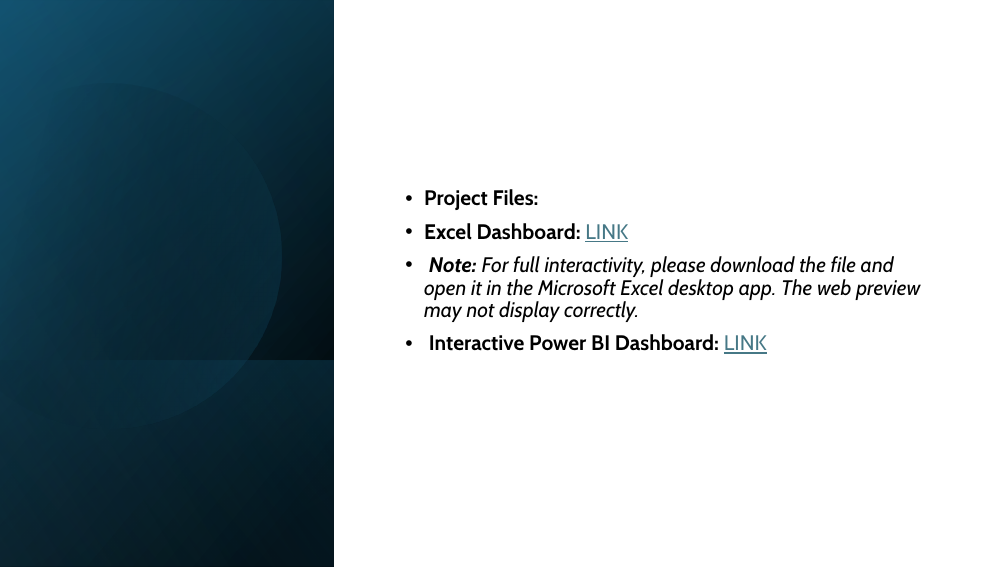
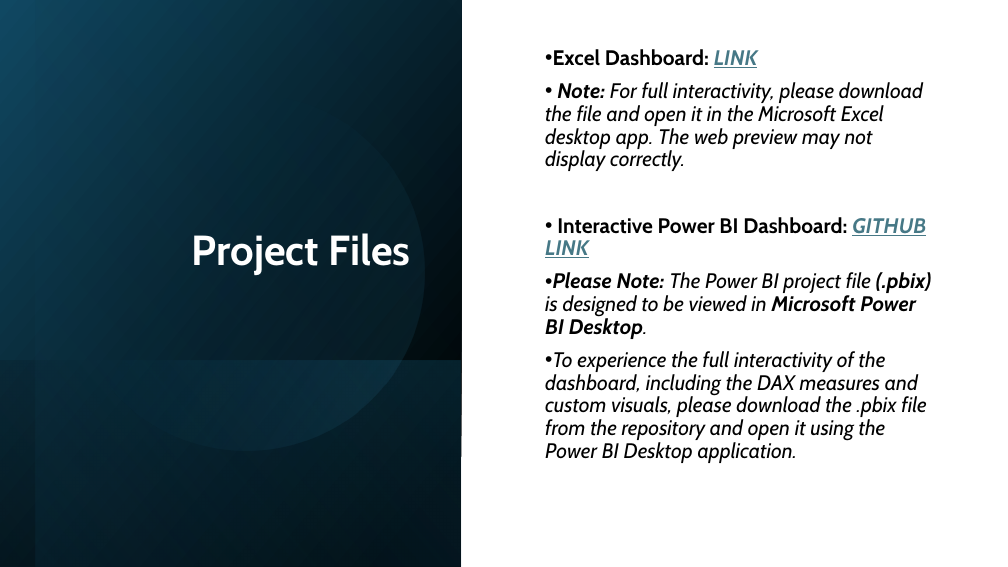
Before and after one commit to yugankXsingh/Climate-Change-Dashboard-Project, a slide deck: slide 2 of PROJECT REPORT/Climate Change.pptx. Drawn at 1008x567 pixels with LibreOffice and Linux fonts; fonts in the diff are those of the drawing. Boxes give left, top, right and bottom in pixels: in the first picture for what was removed or moved away, otherwise in the second. Text is boxed around its words. In the diff, an @@ line names an element or a change of style, - is before the commit and + after.

Commit message:
create pdf file from ppt

```diff
--- a/PROJECT REPORT/Climate Change.pptx
+++ b/PROJECT REPORT/Climate Change.pptx
@@ rectangle: place and size @@
-rectangle at (0,0,334,567)
+rectangle at (0,0,461,567)
@@ rectangle removed at (0,0,1008,567) @@
@@ rectangle removed at (0,1,334,567) @@
@@ rectangle: place and size @@
-rectangle at (0,0,334,566)
+rectangle at (36,0,462,567)
@@ rectangle at (36,0,462,567): fill gradient #000000 to #46B1E1 to gradient #000000 to #156082 @@
@@ freeform shape removed at (0,42,323,464) @@
@@ subtitle "Excel Dashboard: LINK": place and size @@
-subtitle "Excel Dashboard: LINK" at (424,189,920,354)
+subtitle "Excel Dashboard: LINK" at (545,49,931,463)
@@ subtitle at (545,49,923,171): bold on, italic on in "LINK"; indent changed @@
@@ ellipse added at (36,61,457,482), fill gradient #156082 to #46B1E1 @@
@@ subtitle at (424,189,539,210): paragraph removed @@
-• Project Files:
@@ title added at (192,233,411,275), 40 pt, text #FFFFFF, bold @@
+Project Files
@@ subtitle at (545,217,931,463): text changed; bold off; italic on @@
-• Interactive Power BI Dashboard: LINK
+• Interactive Power BI Dashboard: GITHUB LINK
+• Please Note: The Power BI project file (.pbix) is designed to be viewed in Microsoft Power BI Desktop.
+• To experience the full interactivity of the dashboard, including the DAX measures and custom visuals, please download the .pbix file from the repository and open it using the Power BI Desktop application.
@@ rectangle: place and size @@
-rectangle at (0,360,334,567)
+rectangle at (0,360,461,567)
```
Also in this commit, not shown: 3 other slides changed, 1 slide removed, 1 other file.
